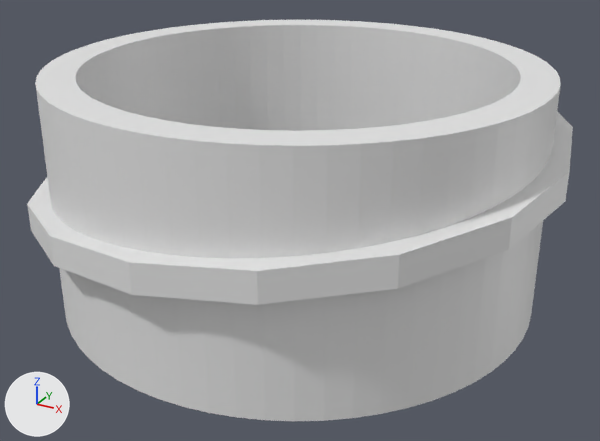
An edit to the Blender file sodastream_adapter/sodastream.blend, drawn before and after from the same camera.
The view is the same before and after, from a 50 mm camera at (27.7, -50.1, 21.7) aimed at (0.7, -1.0, -2.8). Every picture has the same lights, and +X, +Y and +Z are marked at lower left.

In view in the first picture: 'Plane', 'od'.
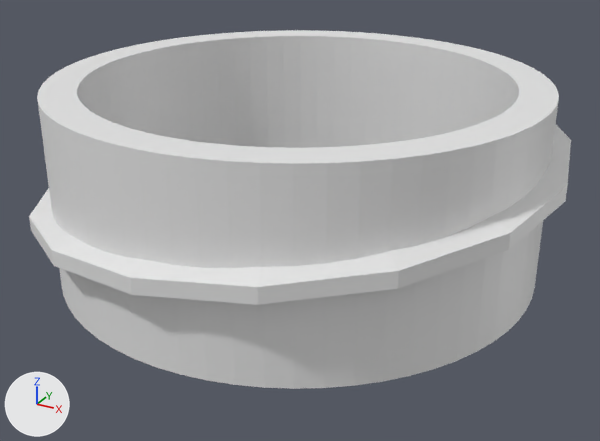
What changed in the scene script:
```text
Change me_plane:
    where me_plane.from_pydata(...)  # 4 vertices, 1 face; spans x -1.0..1.0, y 17.43..19.03, z 0.0
    used by ob_plane; location = (0.0, 0.0, 5.49); rotation_euler = (0.0, 1.571, 0.0), in degrees (0, 90, 0)
    verts and faces of me_plane; kept vertices keep their numbers, new ones are numbered from 4
    before: 0 (-1.0, 17.43, 0.0), 1 (1.0, 17.43, 0.0), 2 (-1.0, 19.03, 0.0), 3 (1.0, 19.03, 0.0)
    me_plane part 1
    add delete_vertices([0, 2])  # with the faces that use them
    add verts[4] = (0.0, 17.43, 0.0)
    add verts[5] = (0.0, 19.03, 0.0)
    add verts[6] = (-0.5, 17.43, 0.0)
    add verts[7] = (-0.06, 19.03, 0.0)
    add faces += [(1, 3, 5, 4), (4, 5, 7, 6)]
Change ob_od:
    ob_od.location: (0.0, 0.0, 0.0) -> (0.0, 0.0, 0.67)
    ob_od.scale: (17.5, 17.5, 8.43) -> (17.5, 17.5, 6.81)
```

Where the change shows, as pixel boxes (x1, y1, x2, y2) in the pictures (600 x 441 px):
'od', moved, rescaled (10% shorter): before (35, 20, 561, 421); after (37, 30, 559, 389)
'Plane', reshaped (7% shorter): before (27, 111, 573, 305); after (29, 125, 571, 305)
